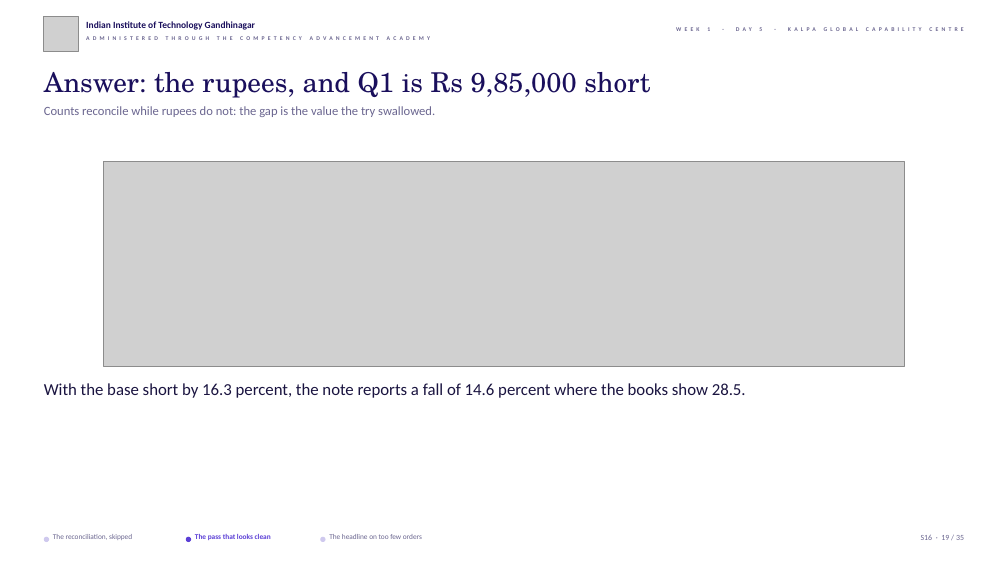
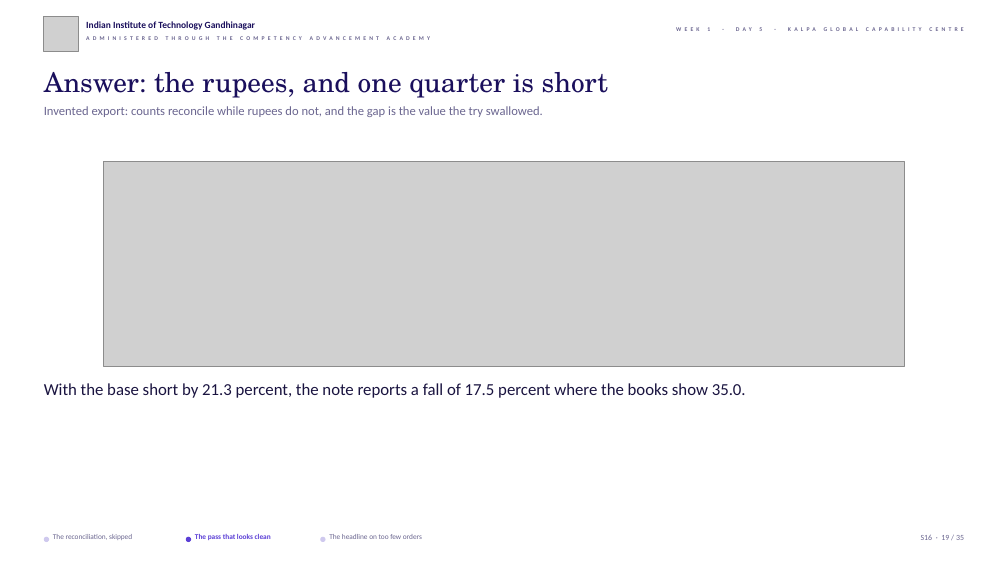
Before and after one commit to fde-academy-lab/c2-content-factory, a slide deck: slide 19 of content/W01/D5/slides/C2_W01_D05_debrief_STUDENT.pptx. Drawn at 1008x567 pixels with LibreOffice and Linux fonts; fonts in the diff are those of the drawing; grey boxes stand for pictures; background and template pictures are left out. Boxes give left, top, right and bottom in pixels: in the first picture for what was removed or moved away, otherwise in the second. Text is boxed around its words. In the diff, an @@ line names an element or a change of style, - is before the commit and + after.

```diff
--- a/content/W01/D5/slides/C2_W01_D05_debrief_STUDENT.pptx
+++ b/content/W01/D5/slides/C2_W01_D05_debrief_STUDENT.pptx
@@ text at [44, 72, 608, 98]: text changed @@
-Answer: the rupees, and Q1 is Rs 9,85,000 short
+Answer: the rupees, and one quarter is short
@@ text at [44, 106, 543, 117]: text changed @@
-Counts reconcile while rupees do not: the gap is the value the try swallowed.
+Invented export: counts reconcile while rupees do not, and the gap is the value the try swallowed.
@@ text at [44, 383, 746, 398]: text changed @@
-With the base short by 16.3 percent, the note reports a fall of 14.6 percent where the books show 28.5.
+With the base short by 21.3 percent, the note reports a fall of 17.5 percent where the books show 35.0.
```
Also in this commit, not shown: 28 other slides changed, 1 other file.
